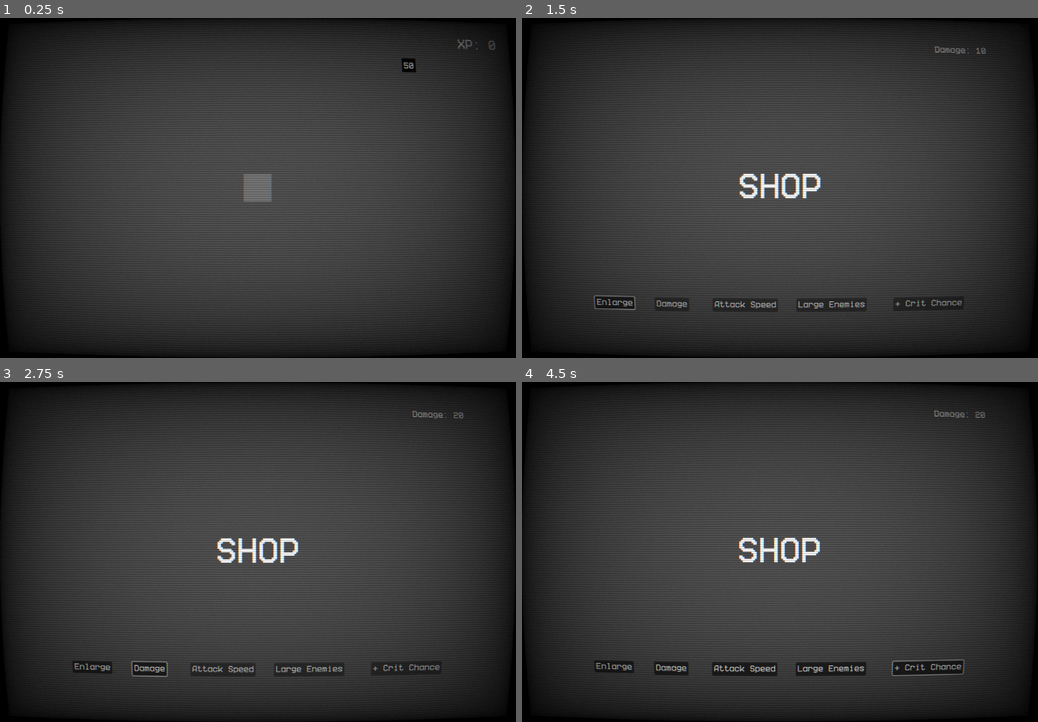
Above: before the commit, frames 1-4 (two rows, left to right).
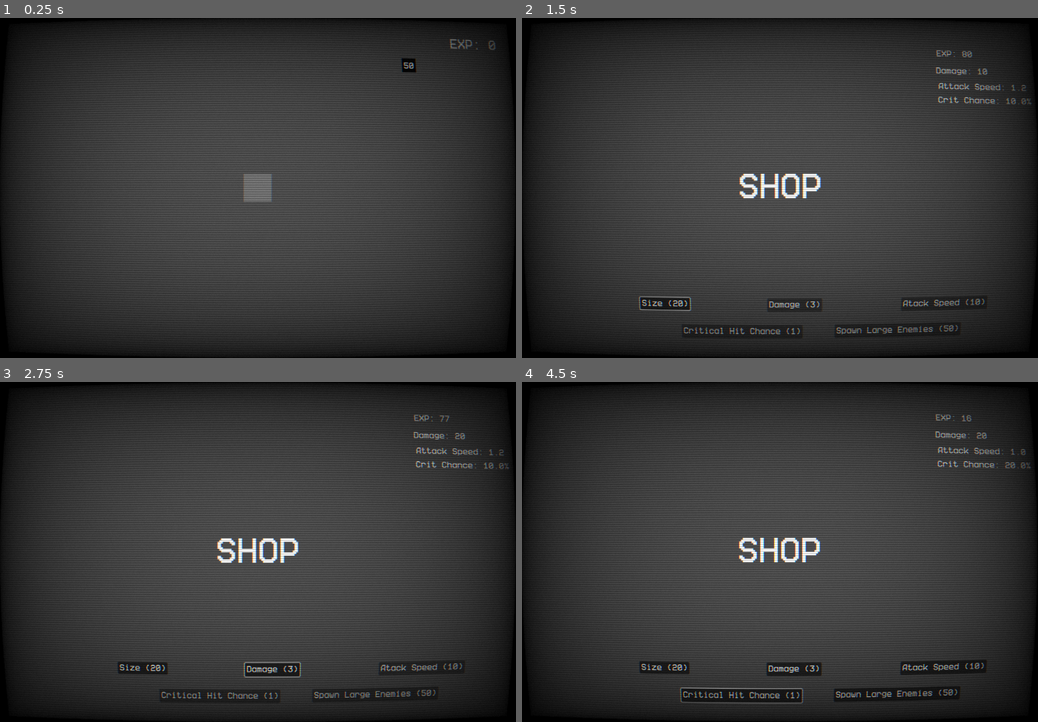
Above: after the commit, the same moments.

Repository: mihai-molnar/clicker-game
Game: Godot game, scene res://scenes/game.tscn
Two runs of this game, one before a commit and one after it. Both use one fixed random seed, a clock stepped at 60 frames per second and the inputs below.
Inputs (mouse positions are in pixels of both pictures, inside the frame that each line leads up to):
- Up to frame 1 (0.25 s): no input
- Up to frame 2 (1.5 s): move the mouse to (893, 171) at 0.52 s; tap C (Shop) at 0.6, 0.77, 1.07 s; click "Enlarge" (after the commit: "Size (20)") at 1.25 s
- Up to frame 3 (2.75 s): click "Damage" (after the commit: "Damage (3)") at 2 s
- Up to frame 4 (4.5 s): click "Attack Speed" (after the commit: "Atack Speed (10)") at 2.75 s; click "Large Enemies" (after the commit: "Spawn Large Enemies (50)") at 3.5 s; click "+ Crit Chance" (after the commit: "Critical Hit Chance (1)") at 4.25 s

The runs differ from the first frame. In frame 1, less than 0.1% of the frame differs, in the area x 87-89%, y 6-10%; in frame 2, 2.2%; in frame 3, 2.3%; in frame 4, 3.6%, in the area x 14-99%, y 8-95%.

Commit message:
updated shop with labels and cost

Diff:
--- a/scenes/enemy.gd
+++ b/scenes/enemy.gd
@@ -17,6 +17,7 @@
 		life = 50
 	if variant == "lg":
 		life = 70
+		scale = Vector2(1.5, 1.5)
 	$Life.text = str(life)
 	direction = Vector2.from_angle(randf() * TAU)
 
--- a/scenes/game.gd
+++ b/scenes/game.gd
@@ -4,6 +4,7 @@
 
 func _ready():
 	Input.mouse_mode = Input.MOUSE_MODE_HIDDEN
+	$Control/XPLabel.text = "EXP: " + str(Global.xp)
 	spawn_enemy("sm")
 
 func _process(_delta):
@@ -27,7 +28,7 @@
 
 func _on_enemy_died(points):
 	Global.xp += points
-	$Control/XPLabel.text = "XP: " + str(Global.xp)
+	$Control/XPLabel.text = "EXP: " + str(Global.xp)
 
 func _on_large_enemy_spawner_timeout():
 	if Global.large_enemies:
--- a/scenes/shop.gd
+++ b/scenes/shop.gd
@@ -1,26 +1,67 @@
 extends Control
 
+var damage_cost = 3
+var attack_speed_cost = 10
+var size_cost = 20
+var large_enemies_cost = 50
+var crit_chance_cost = 1
+
 func _ready():
+	Global.xp = 100 #remove this
 	Input.mouse_mode = Input.MOUSE_MODE_VISIBLE
-	$Stats/DamageStatLabel.text = "Damage: " + str(Global.damage)
+	set_button_labels()
+	set_stats_labels()
+
+func set_stats_labels():
+	$Stats/XP.text = "EXP: " + str(Global.xp)
+	$Stats/DamageLabel.text = "Damage: " + str(Global.damage)
+	$Stats/AttackSpeedLabel.text = "Attack Speed: " + str(Global.attack_speed)
+	$Stats/CritChanceLabel.text = "Crit Chance: " + str(Global.crit_chance * 100) + "%"
+
+func set_button_labels():
+	$Buttons/Size.text = "Size (" + str(size_cost) + ")"
+	$Buttons/Damage.text = "Damage (" +str(damage_cost) + ")"
+	$Buttons/AttackSpeed.text = "Atack Speed (" + str(attack_speed_cost) + ")"
+	$Buttons/LargeEnemies.text = "Spawn Large Enemies (" + str(large_enemies_cost) + ")"
+	$Buttons/CritChance.text = "Critical Hit Chance (" + str(crit_chance_cost) + ")"
+
+func adjust_xp_label():
+	$Stats/XP.text = "EXP: " + str(Global.xp)
 
 func _process(_delta):
 	if Input.is_action_just_pressed("Shop"):
 		get_tree().change_scene_to_file("res://scenes/game.tscn")
 
 func _on_damage_toggled(_toggled_on):
-	Global.damage += 10
-	$Stats/DamageStatLabel.text = "Damage: " + str(Global.damage)
+	if Global.xp >= damage_cost:
+		Global.damage += 10
+		$Stats/DamageLabel.text = "Damage: " + str(Global.damage)
+		Global.xp -= damage_cost
+		adjust_xp_label()
 
 func _on_attack_speed_toggled(_toggled_on):
-	Global.attack_speed = 0.8
+	if Global.attack_speed > 0.4 and Global.xp >= attack_speed_cost:
+		Global.attack_speed = snapped(Global.attack_speed - 0.2, 0.1)
+		$Stats/AttackSpeedLabel.text = "Attack Speed: " + str(Global.attack_speed)
+		Global.xp -= attack_speed_cost
+		adjust_xp_label()
 
 func _on_size_toggled(_toggled_on):
-	Global.scale = Vector2(1.5, 1.5)
+	if Global.scale.x <= 3.5 and Global.scale.y <= 3.5 and Global.xp >= size_cost:
+		Global.scale.x += 0.5
+		Global.scale.y += 0.5
+		Global.xp -= size_cost
+		adjust_xp_label()
 
 func _on_large_enemies_toggled(_toggled_on):
-	Global.large_enemies = true
+	if Global.xp >= large_enemies_cost:
+		Global.large_enemies = true
+		Global.xp -= large_enemies_cost
+		adjust_xp_label()
 
 func _on_crit_chance_toggled(_toggled_on):
-	if Global.crit_chance < 0.9:
-		Global.crit_chance += 0.1
+	if Global.crit_chance < 1.0 and Global.xp >= crit_chance_cost:
+		Global.crit_chance = snapped(Global.crit_chance + 0.1, 0.1)
+		Global.xp -= crit_chance_cost
+		$Stats/CritChanceLabel.text = "Crit Chance: " + str(Global.crit_chance * 100) + "%"
+		adjust_xp_label()
--- a/scenes/shop.tscn
+++ b/scenes/shop.tscn
@@ -30,22 +30,48 @@
 offset_right = 40.0
 offset_bottom = 40.0
 
-[node name="DamageStatLabel" type="Label" parent="Stats"]
+[node name="XP" type="Label" parent="Stats"]
+layout_mode = 0
+offset_left = 956.0
+offset_top = 68.0
+offset_right = 996.0
+offset_bottom = 91.0
+theme_override_fonts/font = ExtResource("2_xfvoa")
+text = "XP"
+
+[node name="DamageLabel" type="Label" parent="Stats"]
 layout_mode = 1
 anchors_preset = 11
 anchor_left = 1.0
 anchor_right = 1.0
 anchor_bottom = 1.0
 offset_left = 913.0
-offset_top = 59.0
+offset_top = 108.0
 offset_right = 1117.0
-offset_bottom = 94.0
+offset_bottom = 143.0
 grow_horizontal = 0
 grow_vertical = 2
 theme_override_fonts/font = ExtResource("2_xfvoa")
 text = "Dmg: 100
-Crit Chance: 0
-Attack Speed: 100"
+"
+
+[node name="AttackSpeedLabel" type="Label" parent="Stats"]
+layout_mode = 0
+offset_left = 957.0
+offset_top = 144.0
+offset_right = 1101.0
+offset_bottom = 167.0
+theme_override_fonts/font = ExtResource("2_xfvoa")
+text = "Attack Speed"
+
+[node name="CritChanceLabel" type="Label" parent="Stats"]
+layout_mode = 0
+offset_left = 955.0
+offset_top = 176.0
+offset_right = 1087.0
+offset_bottom = 199.0
+theme_override_fonts/font = ExtResource("2_xfvoa")
+text = "Crit Chance"
 
 [node name="Title" type="Label" parent="."]
 layout_mode = 1
@@ -77,8 +103,8 @@
 
 [node name="Size" type="Button" parent="Buttons"]
 layout_mode = 0
-offset_left = 159.0
-offset_right = 251.0
+offset_left = 264.0
+offset_right = 356.0
 offset_bottom = 28.0
 theme_override_fonts/font = ExtResource("2_xfvoa")
 toggle_mode = true
@@ -86,8 +112,8 @@
 
 [node name="Damage" type="Button" parent="Buttons"]
 layout_mode = 0
-offset_left = 298.0
-offset_right = 378.0
+offset_left = 560.0
+offset_right = 640.0
 offset_bottom = 31.0
 theme_override_fonts/font = ExtResource("2_xfvoa")
 toggle_mode = true
@@ -95,8 +121,8 @@
 
 [node name="AttackSpeed" type="Button" parent="Buttons"]
 layout_mode = 0
-offset_left = 433.0
-offset_right = 585.0
+offset_left = 872.0
+offset_right = 1024.0
 offset_bottom = 31.0
 theme_override_fonts/font = ExtResource("2_xfvoa")
 toggle_mode = true
@@ -104,18 +130,20 @@
 
 [node name="LargeEnemies" type="Button" parent="Buttons"]
 layout_mode = 0
-offset_left = 628.0
-offset_right = 792.0
-offset_bottom = 31.0
+offset_left = 718.0
+offset_top = 60.0
+offset_right = 882.0
+offset_bottom = 91.0
 theme_override_fonts/font = ExtResource("2_xfvoa")
 toggle_mode = true
 text = "Large Enemies"
 
 [node name="CritChance" type="Button" parent="Buttons"]
 layout_mode = 0
-offset_left = 854.0
-offset_right = 1018.0
-offset_bottom = 31.0
+offset_left = 359.0
+offset_top = 61.0
+offset_right = 523.0
+offset_bottom = 92.0
 theme_override_fonts/font = ExtResource("2_xfvoa")
 toggle_mode = true
 text = "+ Crit Chance"
